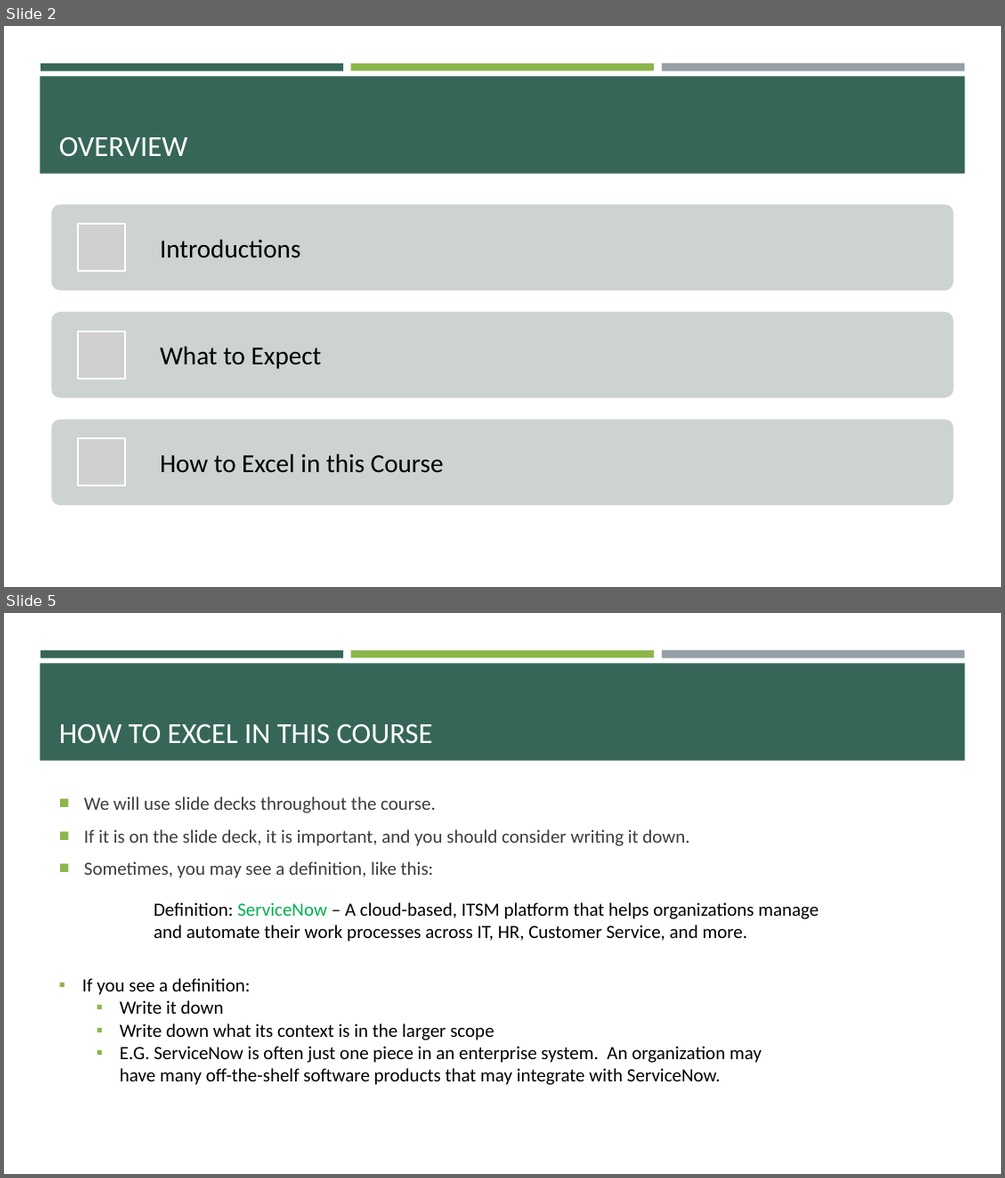
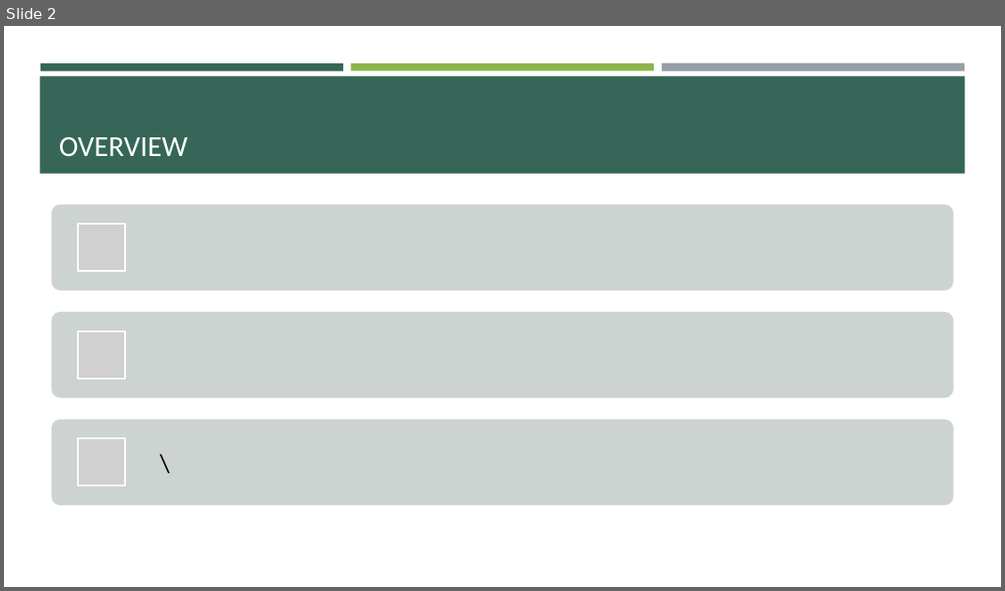
Before and after one commit to e-m-wilson/data_engineering, a slide deck: spark/Syllabus.pptx. Shown one above the other, each under a label of ours: slides 2 and 5 before the commit, slide 2 after it; the slides between them are not shown. The pictures are 1005x1178 and 1005x591 pixels, drawn with LibreOffice and Linux fonts; fonts in the diff are those of the drawing; grey boxes stand for pictures. Boxes give left, top, right and bottom in pixels: in the first picture for what was removed or moved away, otherwise in the second. Text is boxed around its words. In the diff, an @@ line names an element or a change of style, - is before the commit and + after.

```diff
--- a/spark/Syllabus.pptx
+++ b/spark/Syllabus.pptx
@@ slide 5 removed at <box>4,613,1001,1174</box>, background #FFFFFF; not listed: 4 template elements that a slide beside it also shows @@
@@ title removed at <box>59,724,433,744</box> @@
-HOW TO EXCEL IN THIS COURSE
@@ text removed at <box>84,796,689,878</box> @@
-■ We will use slide decks throughout the course.
-■ If it is on the slide deck, it is important, and you should consider writing it down.
-■ Sometimes, you may see a definition, like this:
@@ text removed at <box>154,902,818,941</box> @@
-Definition: ServiceNow – A cloud-based, ITSM platform that helps organizations manage and automate their work processes across IT, HR, Customer Service, and more.
@@ text removed at <box>82,978,761,1085</box> @@
-▪ If you see a definition:
-  ▪ Write it down
-  ▪ Write down what its context is in the larger scope
-  ▪ E.G. ServiceNow is often just one piece in an enterprise system. An organization may have many off-the-shelf software products that may integrate with ServiceNow.
@@ slide 2 changed as well @@
@@ text removed at <box>160,239,300,258</box> @@
-Introductions
@@ text removed at <box>160,346,322,369</box> @@
-What to Expect
@@ text added at <box>151,419,953,506</box>, 25 pt, text #000000 @@
+\
@@ text removed at <box>160,453,444,473</box> @@
-How to Excel in this Course
```
Also in this commit, not shown: 2 other slides changed, 3 slides added, 2 other slides removed, 8 other files.
